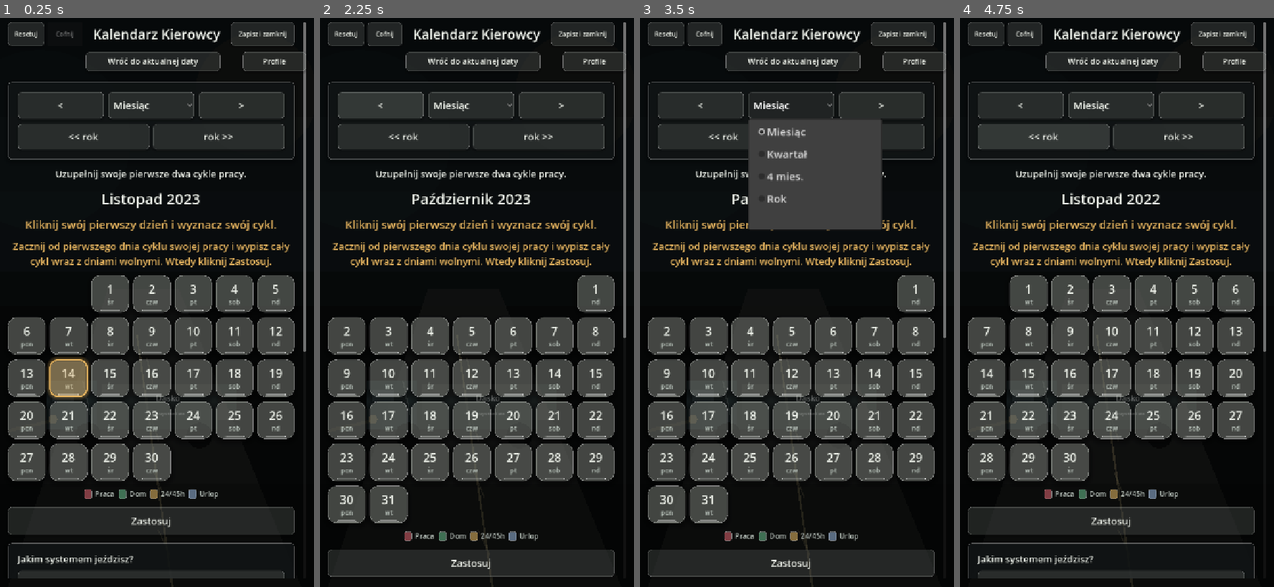
Above: before the commit, frames 1-4 (left to right).
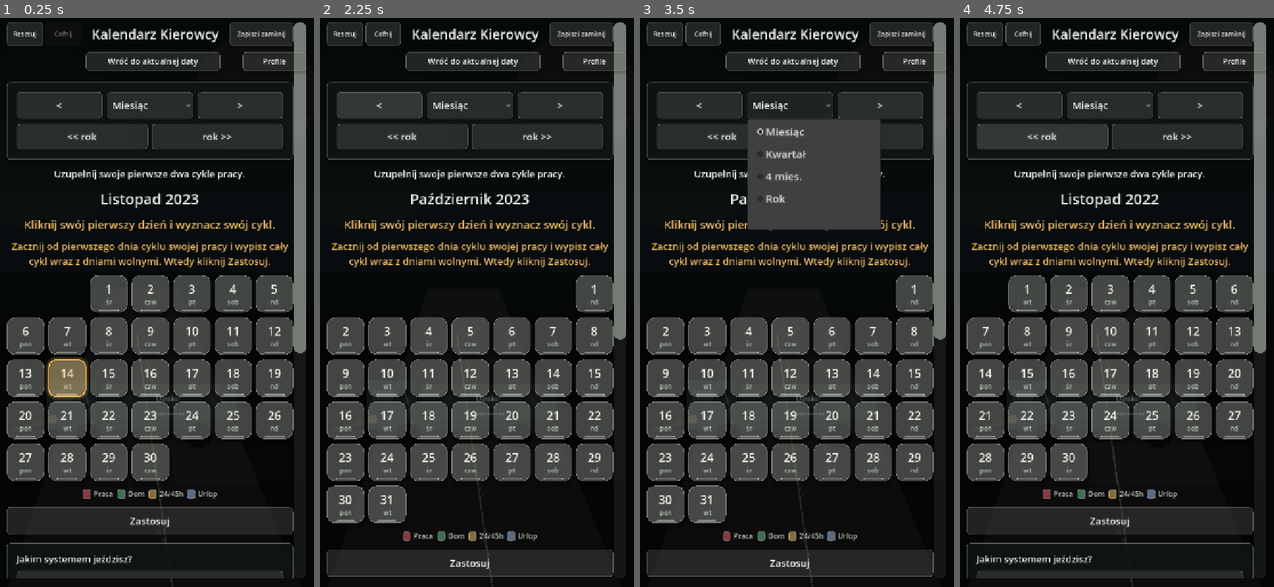
Above: after the commit, the same moments.

Repository: ElKlient/IDOL-Genesis
Game: Godot game, scene res://scenes/main.tscn
Two runs of this game, one before a commit and one after it. Both use one fixed random seed, a clock stepped at 60 frames per second and the inputs below.
Inputs:
- Up to frame 1 (0.25 s): no input
- Up to frame 2 (2.25 s): click "Zapisz i zamknij" at 0.5 s; click "Cofnij" at 1.25 s; click "<" at 2 s
- Up to frame 3 (3.5 s): click "Miesiąc" at 2.75 s
- Up to frame 4 (4.75 s): click ">" at 3.5 s; click "<< rok" at 4.25 s

The runs differ from the first frame. In frame 1, 12% of the frame differs, in the area x 2-98%, y 0-99%; in frame 2, 12%; in frame 3, 11%; in frame 4, 12%.

Commit message:
Optimize year view scrolling

Diff:
--- a/scripts/main.gd
+++ b/scripts/main.gd
@@ -46,6 +46,8 @@
 const RESET_UNDO_BUTTON_TOP := 84
 const RESET_UNDO_BUTTON_HEIGHT := 44
 const RESET_UNDO_BUTTON_WIDTH := 166
+const SCROLLBAR_TOUCH_WIDTH := 28
+const SCROLLBAR_SWIPE_GUARD_WIDTH := 52.0
 const PROFILE_BUTTON_TOP := 84
 const PROFILE_BUTTON_HEIGHT := 44
 const PROFILE_BUTTON_WIDTH := 142
@@ -189,6 +191,7 @@
 	main_scroll.size_flags_horizontal = Control.SIZE_EXPAND_FILL
 	main_scroll.size_flags_vertical = Control.SIZE_EXPAND_FILL
 	safe_margin.add_child(main_scroll)
+	_style_main_scrollbar()
 
 	var center := CenterContainer.new()
 	center.size_flags_horizontal = Control.SIZE_EXPAND_FILL
@@ -1572,7 +1575,8 @@
 		child.queue_free()
 
 	var month_count := _range_months()
-	var counts := _count_visible_months(current_year, current_month, month_count)
+	var count_start_month := 1 if month_count == 12 else current_month
+	var counts := _count_visible_months(current_year, count_start_month, month_count)
 
 	if calculator.mode == "none":
 		summary_label.text = "Uzupełnij swoje pierwsze dwa cykle pracy."
@@ -1589,6 +1593,10 @@
 			calculator.cycle_label(),
 		]
 
+	if month_count == 12:
+		months_box.add_child(_make_year_overview_section(current_year))
+		return
+
 	var year := current_year
 	var month := current_month
 	for _i in range(month_count):
@@ -1638,6 +1646,78 @@
 		grid.add_child(_make_day_cell(year, month, day, day_index, state, day_index == today_day_index))
 
 	return section
+
+
+func _make_year_overview_section(year: int) -> VBoxContainer:
+	var section := VBoxContainer.new()
+	section.size_flags_horizontal = Control.SIZE_EXPAND_FILL
+	section.add_theme_constant_override("separation", 16)
+
+	var title := _make_label("Rok %d" % year, 33, COLOR_TEXT)
+	title.horizontal_alignment = HORIZONTAL_ALIGNMENT_CENTER
+	section.add_child(title)
+
+	var grid := GridContainer.new()
+	grid.columns = 3
+	grid.size_flags_horizontal = Control.SIZE_EXPAND_FILL
+	grid.add_theme_constant_override("h_separation", 8)
+	grid.add_theme_constant_override("v_separation", 10)
+	section.add_child(grid)
+
+	var now := Time.get_datetime_dict_from_system()
+	var today_year := int(now["year"])
+	var today_month := int(now["month"])
+
+	for month in range(1, 13):
+		grid.add_child(_make_year_month_cell(year, month, year == today_year and month == today_month))
+
+	return section
+
+
+func _make_year_month_cell(year: int, month: int, is_current_month: bool) -> Button:
+	var counts := _count_visible_months(year, month, 1)
+	var button := Button.new()
+	button.text = ""
+	button.custom_minimum_size = Vector2(0, 86)
+	button.size_flags_horizontal = Control.SIZE_EXPAND_FILL
+	button.clip_text = true
+	button.add_theme_stylebox_override("normal", _month_overview_style(_month_overview_color(counts), is_current_month))
+	button.add_theme_stylebox_override("hover", _month_overview_style(_month_overview_color(counts).lightened(0.06), is_current_month))
+	button.add_theme_stylebox_override("pressed", _month_overview_style(_month_overview_color(counts).darkened(0.06), is_current_month))
+	button.add_theme_stylebox_override("focus", _month_overview_style(_month_overview_color(counts), true))
+	_fill_year_month_tile(button, month, counts, is_current_month)
+	_connect_tap(button, Callable(self, "_on_month_picker_pressed").bind(month))
+	return button
+
+
+func _fill_year_month_tile(button: Button, month: int, counts: Dictionary, is_current_month: bool) -> void:
+	var margin := MarginContainer.new()
+	margin.mouse_filter = Control.MOUSE_FILTER_IGNORE
+	margin.set_anchors_preset(Control.PRESET_FULL_RECT)
+	margin.add_theme_constant_override("margin_left", 6)
+	margin.add_theme_constant_override("margin_right", 6)
+	margin.add_theme_constant_override("margin_top", 6)
+	margin.add_theme_constant_override("margin_bottom", 6)
+	button.add_child(margin)
+
+	var box := VBoxContainer.new()
+	box.mouse_filter = Control.MOUSE_FILTER_IGNORE
+	box.alignment = BoxContainer.ALIGNMENT_CENTER
+	box.add_theme_constant_override("separation", 1)
+	margin.add_child(box)
+
+	var month_label := _tile_label(MONTH_NAMES[month - 1], 18, COLOR_TEXT)
+	box.add_child(month_label)
+
+	var stats := _tile_label("P %d  D %d  24 %d" % [
+		int(counts["work"]),
+		int(counts["home"]),
+		int(counts["rest"]),
+	], 11, COLOR_TEXT_MUTED)
+	box.add_child(stats)
+
+	if is_current_month:
+		box.add_child(_tile_label("aktualny", 10, COLOR_TODAY))
 
 
 func _make_day_cell(year: int, month: int, day: int, day_index: int, state: int, is_today: bool) -> Button:
@@ -2197,6 +2277,25 @@
 	return COLOR_TILE_EMPTY
 
 
+func _month_overview_color(counts: Dictionary) -> Color:
+	var best_state := ScheduleCalculator.DayState.NONE
+	var best_count := int(counts.get("none", 0))
+	var candidates := [
+		{"state": ScheduleCalculator.DayState.WORK, "count": int(counts.get("work", 0))},
+		{"state": ScheduleCalculator.DayState.HOME, "count": int(counts.get("home", 0))},
+		{"state": ScheduleCalculator.DayState.REST, "count": int(counts.get("rest", 0))},
+		{"state": ScheduleCalculator.DayState.VACATION, "count": int(counts.get("vacation", 0))},
+	]
+
+	for candidate in candidates:
+		var candidate_count := int(candidate["count"])
+		if candidate_count > best_count:
+			best_count = candidate_count
+			best_state = int(candidate["state"])
+
+	return _state_color(best_state)
+
+
 func _weekday_short_for_day_index(day_index: int) -> String:
 	return WEEKDAY_SHORT_TILE[ScheduleCalculator.weekday_monday_first(day_index)]
 
@@ -2383,7 +2482,8 @@
 
 
 func _track_month_swipe(event: InputEvent) -> void:
-	if not main_view_saved:
+	if not main_view_saved or _range_months() != 1:
+		swipe_tracking_active = false
 		return
 
 	if event is InputEventScreenTouch:
@@ -2402,6 +2502,10 @@
 
 
 func _begin_month_swipe(position: Vector2) -> void:
+	if position.x >= get_viewport_rect().size.x - SCROLLBAR_SWIPE_GUARD_WIDTH:
+		swipe_tracking_active = false
+		return
+
 	swipe_start_position = position
 	swipe_tracking_active = true
 
@@ -2527,6 +2631,22 @@
 	return style
 
 
+func _month_overview_style(color: Color, is_current_month: bool) -> StyleBoxFlat:
+	var style := StyleBoxFlat.new()
+	style.bg_color = color
+	style.set_corner_radius_all(14)
+	style.set_border_width_all(2 if is_current_month else 1)
+	style.border_color = COLOR_TODAY if is_current_month else Color(1.0, 1.0, 1.0, 0.16)
+	style.shadow_color = Color(0.0, 0.0, 0.0, 0.24)
+	style.shadow_size = 6
+	style.shadow_offset = Vector2(0, 3)
+	style.content_margin_left = 8
+	style.content_margin_right = 8
+	style.content_margin_top = 8
+	style.content_margin_bottom = 8
+	return style
+
+
 func _style(color: Color, radius: int) -> StyleBoxFlat:
 	var style := StyleBoxFlat.new()
 	style.bg_color = color
@@ -2559,6 +2679,40 @@
 	return style
 
 
+func _scrollbar_track_style() -> StyleBoxFlat:
+	var style := StyleBoxFlat.new()
+	style.bg_color = Color(0.85, 0.90, 0.86, 0.08)
+	style.set_corner_radius_all(14)
+	style.content_margin_left = 7
+	style.content_margin_right = 7
+	return style
+
+
+func _scrollbar_grabber_style(alpha: float) -> StyleBoxFlat:
+	var style := StyleBoxFlat.new()
+	style.bg_color = Color(0.86, 0.90, 0.86, alpha)
+	style.set_corner_radius_all(14)
+	style.content_margin_left = 8
+	style.content_margin_right = 8
+	style.content_margin_top = 8
+	style.content_margin_bottom = 8
+	return style
+
+
+func _style_main_scrollbar() -> void:
+	if main_scroll == null:
+		return
+
+	var scroll_bar := main_scroll.get_v_scroll_bar()
+	scroll_bar.custom_minimum_size.x = SCROLLBAR_TOUCH_WIDTH
+	scroll_bar.mouse_filter = Control.MOUSE_FILTER_STOP
+	scroll_bar.add_theme_stylebox_override("scroll", _scrollbar_track_style())
+	scroll_bar.add_theme_stylebox_override("scroll_focus", _scrollbar_track_style())
+	scroll_bar.add_theme_stylebox_override("grabber", _scrollbar_grabber_style(0.48))
+	scroll_bar.add_theme_stylebox_override("grabber_highlight", _scrollbar_grabber_style(0.68))
+	scroll_bar.add_theme_stylebox_override("grabber_pressed", _scrollbar_grabber_style(0.82))
+
+
 func _accent_style(color: Color) -> StyleBoxFlat:
 	var style := StyleBoxFlat.new()
 	style.bg_color = color
